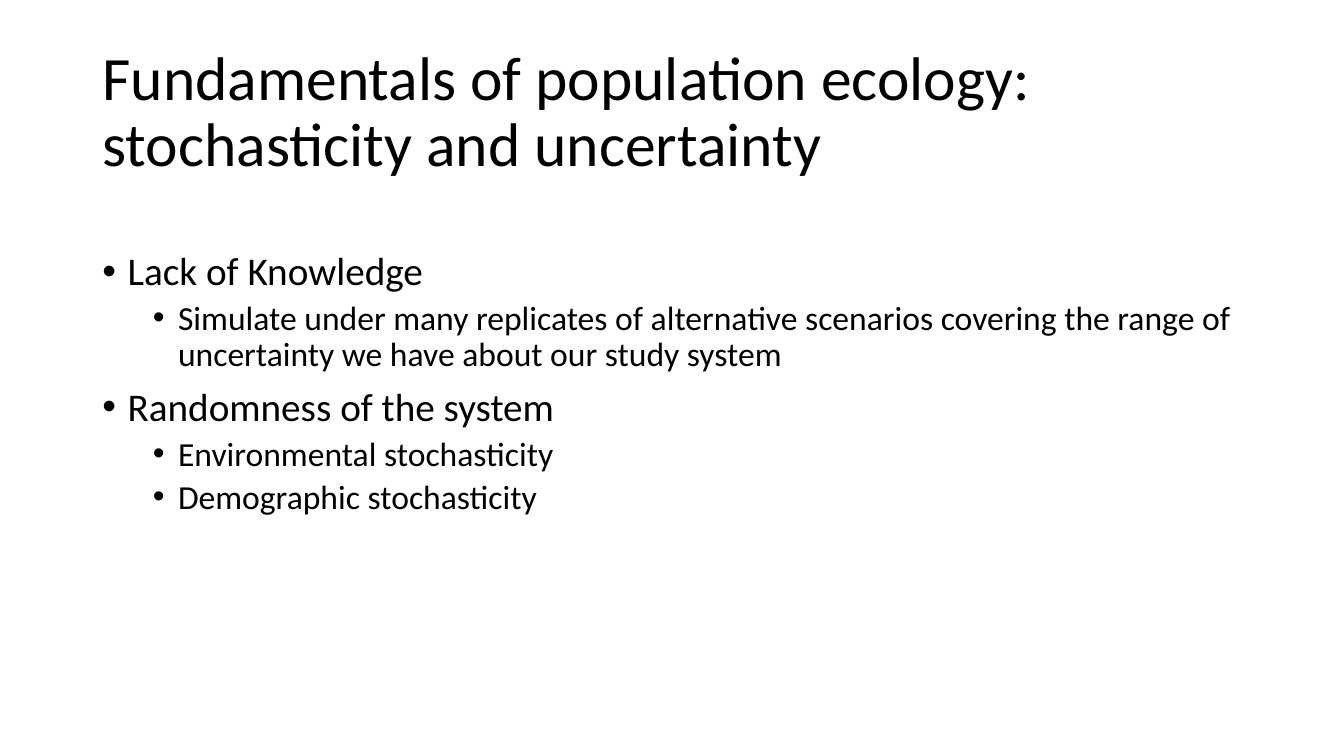
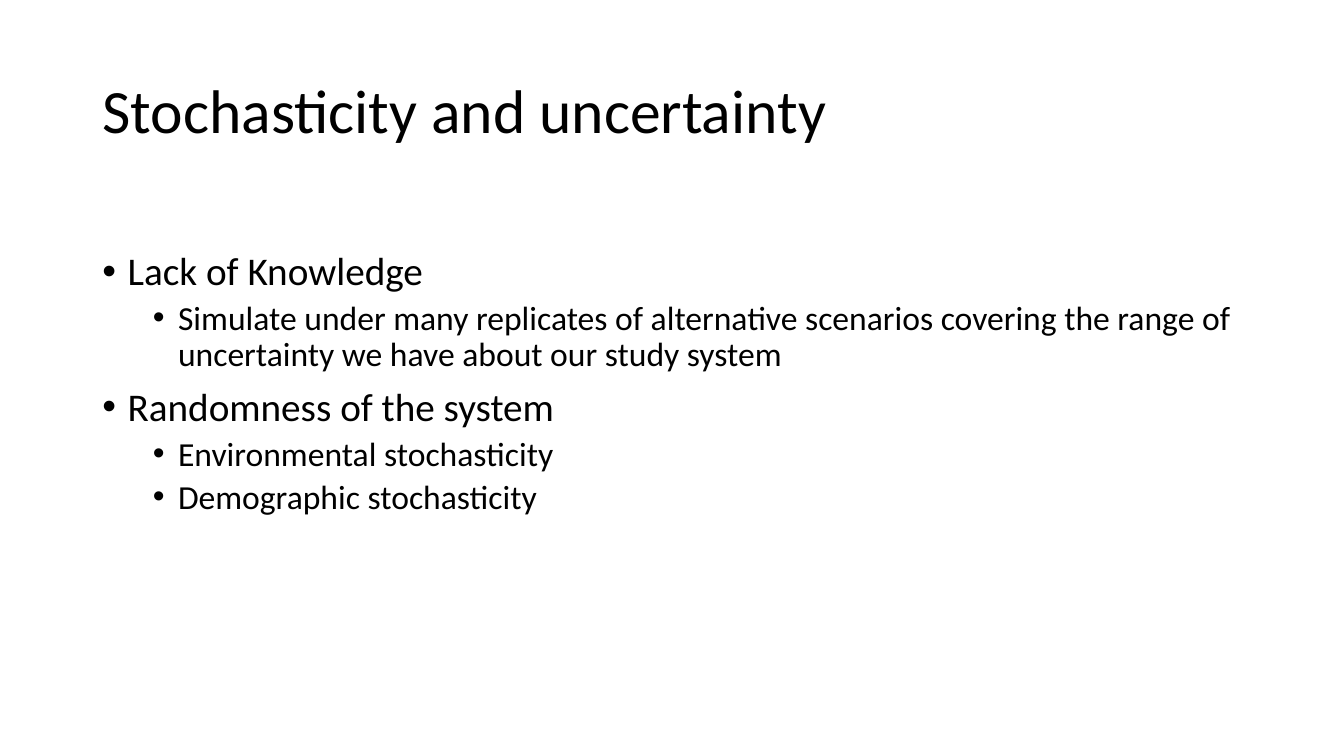
Before and after one commit to kevintshoemaker/NRES-470, a slide deck: slide 43 of REKN2.pptx (slide 37 before the commit). Drawn at 1344x756 pixels with LibreOffice and Linux fonts; fonts in the diff are those of the drawing. Boxes give left, top, right and bottom in pixels: in the first picture for what was removed or moved away, otherwise in the second. Text is boxed around its words. In the diff, an @@ line names an element or a change of style, - is before the commit and + after.

```diff
--- a/REKN2.pptx
+++ b/REKN2.pptx
@@ title at [102, 90, 825, 143]: text changed @@
-Fundamentals of population ecology: stochasticity and uncertainty
+Stochasticity and uncertainty
```
Also in this commit, not shown: 3 other slides changed, 9 slides added, 29 slides removed, 3 other files.
